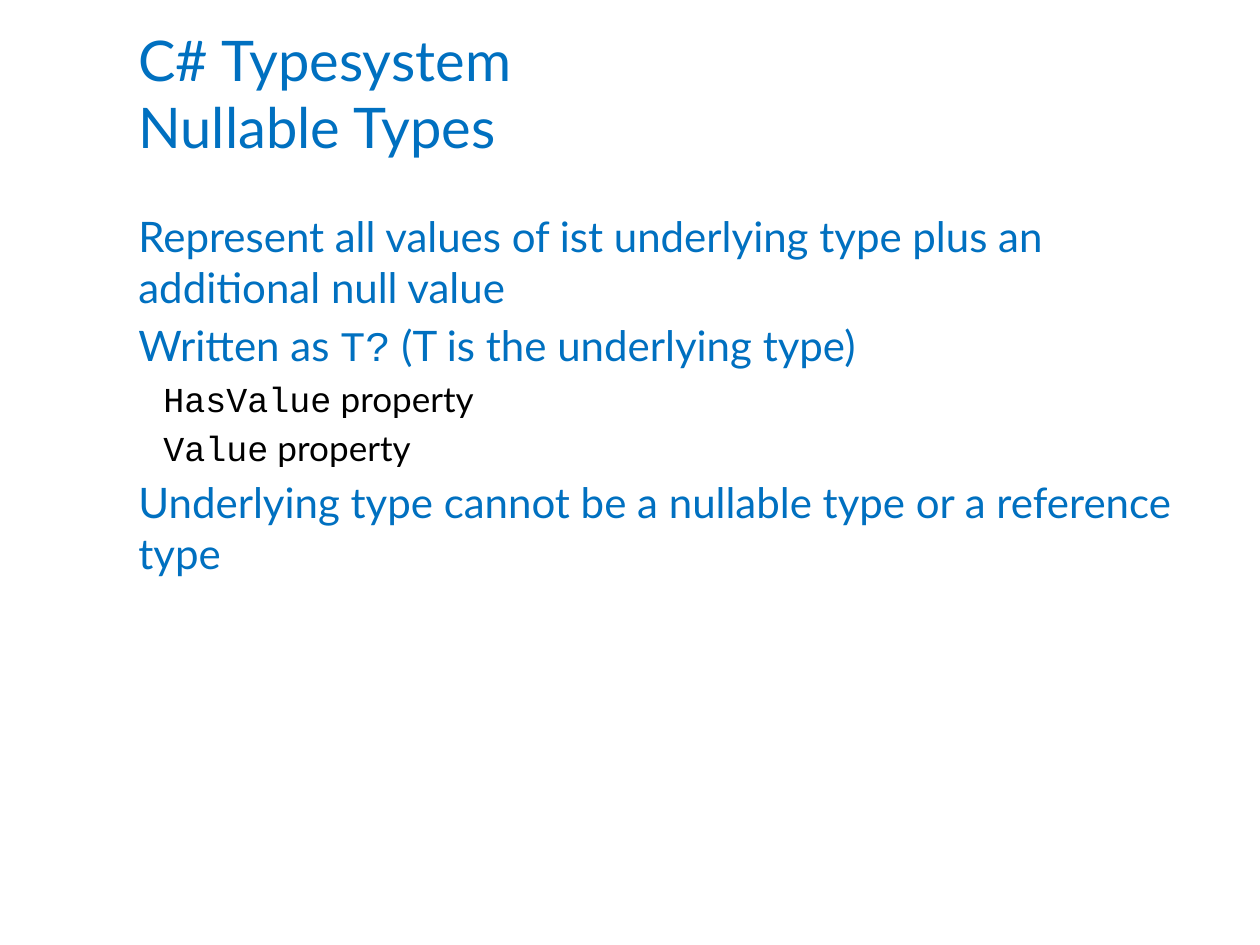
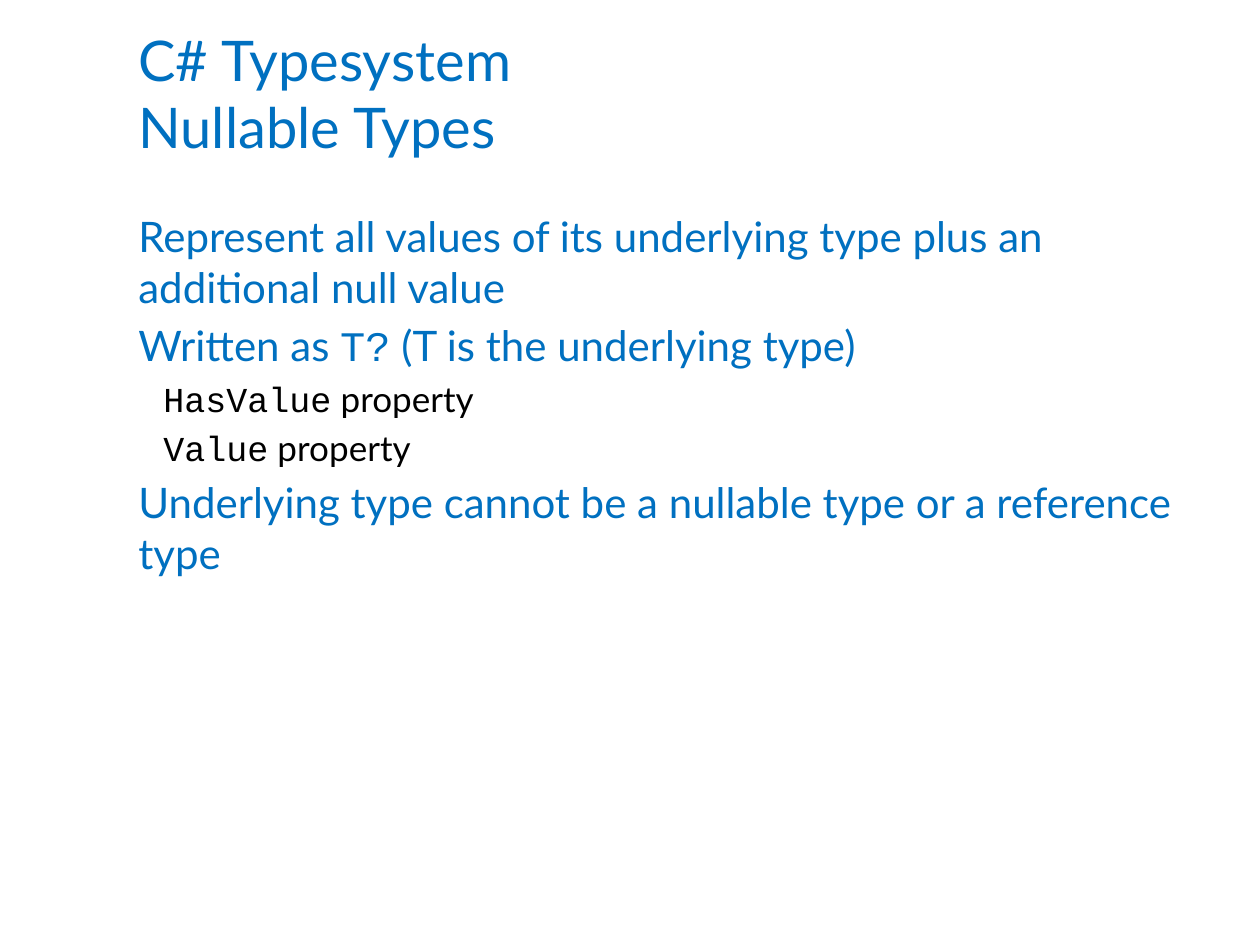
Before and after one commit to rstropek/Samples, a slide deck: slide 25 of CSharpTraining/Slides/CSharp Intro.pptx. Drawn at 1260x945 pixels with LibreOffice and Linux fonts; fonts in the diff are those of the drawing. Boxes give left, top, right and bottom in pixels: in the first picture for what was removed or moved away, otherwise in the second. Text is boxed around its words. In the diff, an @@ line names an element or a change of style, - is before the commit and + after.

```diff
--- a/CSharpTraining/Slides/CSharp Intro.pptx
+++ b/CSharpTraining/Slides/CSharp Intro.pptx
@@ text at bbox=[138, 221, 1042, 304]: text changed @@
-Represent all values of ist underlying type plus an additional null value
+Represent all values of its underlying type plus an additional null value
```
Also in this commit, not shown: 35 other files.
